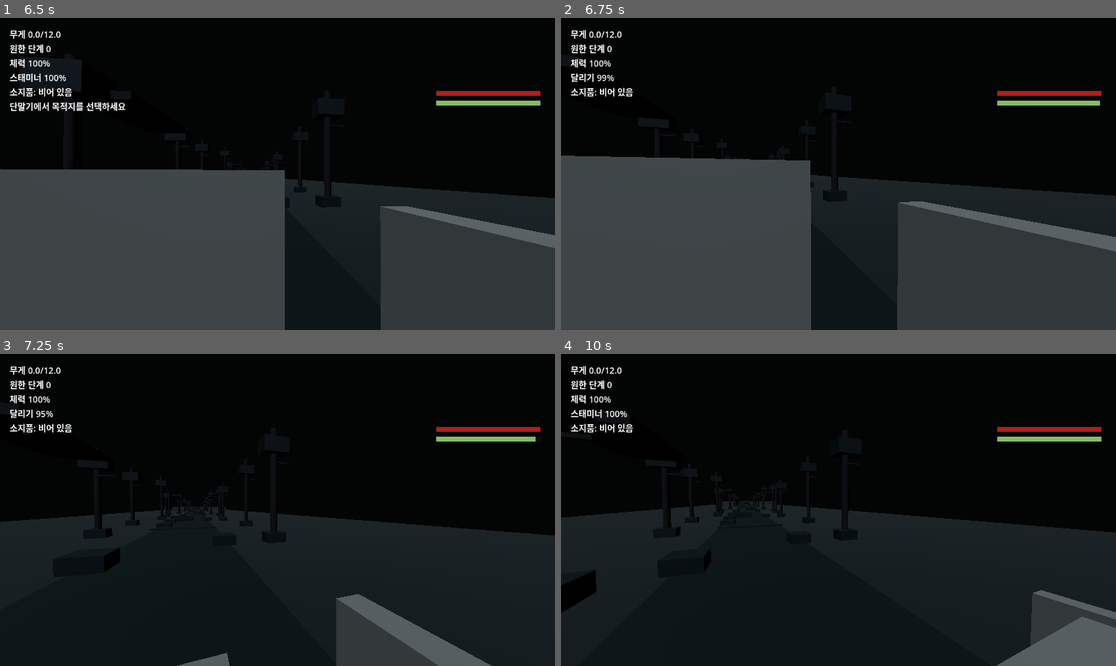
Above: before the commit, frames 1-4 (two rows, left to right).
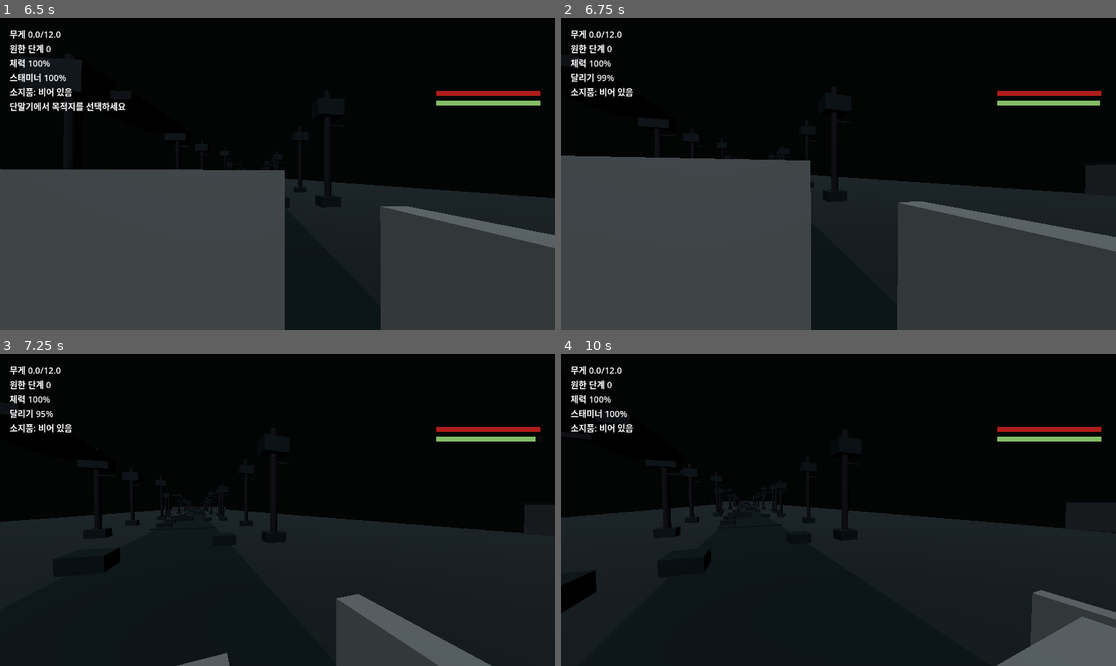
Above: after the commit, the same moments.

Repository: JJonyeok2/K_horror_game
Game: Godot game, scene res://scenes/Main.tscn
The game is run twice, just before and just after one commit, with the same random seed, the same clock (stepped at 60 frames per second) and the same inputs.
Inputs (mouse positions are in pixels of both pictures, inside the frame that each line leads up to):
- Up to frame 1 (6.5 s): tap Enter at 0.5 s; move the mouse to (305, 174) at 0.52 s; hold G (drop_item) 0.53-1.28 s; hold W (move_forward) 0.53-5.78 s; tap Space (jump) at 0.77, 1.52, 3.02, 3.77, 4.52, 5.75, 6.02 s; move the mouse to (249, 174) at 1.27 s; tap E (interact) at 1.35, 3.6, 5.85 s; move the mouse to (288, 167) at 2.02 s; hold Shift (sprint) 2.03-2.78 s; move the mouse to (271, 180) at 2.77 s; tap G (drop_item) at 2.85 s; move the mouse to (316, 177) at 3.52 s; move the mouse to (233, 170) at 4.27 s; tap Shift (sprint) at 4.35 s; move the mouse to (283, 174) at 5.02 s; hold G (drop_item) 5.03-5.78 s; move the mouse to (255, 167) at 5.77 s; hold D (move_right) from 5.78 s (still down)
- Up to frame 2 (6.75 s): move the mouse to (866, 174) at 6.52 s; release D (move_right) at 6.53 s; hold W (move_forward) from 6.53 s (still down); hold Shift (sprint) from 6.53 s (still down)
- Up to frame 3 (7.25 s): keep holding W (move_forward); keep holding Shift (sprint); tap Space (jump) at 6.77 s
- Up to frame 4 (10 s): move the mouse to (810, 510) at 7.27 s; release Shift (sprint) at 7.28 s; tap G (drop_item) at 7.35 s; tap Space (jump) at 7.52, 9.02, 9.77 s; move the mouse to (849, 503) at 8.02 s; tap E (interact) at 8.1 s; tap Enter at 8.75 s; move the mouse to (832, 516) at 8.77 s; release W (move_forward) at 8.78 s; hold A (move_left) 8.78-9.53 s; tap Shift (sprint) at 8.85 s; move the mouse to (877, 513) at 9.52 s; hold W (move_forward) from 9.53 s (still down); hold G (drop_item) from 9.53 s (still down)

Frame 1 is identical in both runs. In frame 2, 0.5% of the frame differs, in the area x 94-100%, y 46-58%; in frame 3, 0.5%; in frame 4, 0.8%, in the area x 90-100%, y 47-58%.

Commit message:
feat: enlarge settlement office map

Diff:
--- a/scripts/maps/bongo_van_plan.gd
+++ b/scripts/maps/bongo_van_plan.gd
@@ -48,11 +48,12 @@
 const DEPARTURE_BUTTON_SIZE := Vector3(0.62, 0.42, 0.36)
 const STORED_CARGO_START_POSITION := Vector3(-0.95, 0.72, 272.65)
 
-const SETTLEMENT_OFFICE_PLAYER_POSITION := Vector3(64.0, 1.34, 276.0)
+const SETTLEMENT_OFFICE_PLAYER_POSITION := Vector3(64.0, 1.34, 288.0)
 const SETTLEMENT_OFFICE_ORIGIN := Vector3(64.0, 0.0, 276.0)
+const SETTLEMENT_OFFICE_FLOOR_SIZE := Vector3(48.0, 0.32, 36.0)
 const SETTLEMENT_STATION_NAME = "BongoSettlementStation"
-const SETTLEMENT_STATION_POSITION := Vector3(64.0, 1.05, 273.35)
-const SETTLEMENT_STATION_SIZE := Vector3(1.0, 0.82, 0.48)
+const SETTLEMENT_STATION_POSITION := Vector3(64.0, 1.05, 263.15)
+const SETTLEMENT_STATION_SIZE := Vector3(1.5, 0.9, 0.7)
 
 const STRUCTURAL_PARTS = [
 	{
--- a/scripts/maps/jongga_estate_builder.gd
+++ b/scripts/maps/jongga_estate_builder.gd
@@ -657,14 +657,26 @@
 
 func _create_settlement_office_map() -> void:
 	var origin: Vector3 = BongoVanPlanScript.SETTLEMENT_OFFICE_ORIGIN
-	_create_box("SettlementOfficeFloor", origin + Vector3(0.0, 0.0, 0.0), Vector3(12.0, 0.32, 10.0), _fallback_color("dark_stone"), "dark_stone")
-	_create_box("SettlementOfficeBackWall", origin + Vector3(0.0, 1.8, 4.8), Vector3(12.0, 3.6, 0.45), _fallback_color("old_plaster"), "old_plaster")
-	_create_box("SettlementOfficeLeftWall", origin + Vector3(-5.8, 1.8, 0.0), Vector3(0.45, 3.6, 10.0), _fallback_color("old_plaster"), "old_plaster")
-	_create_box("SettlementOfficeRightWall", origin + Vector3(5.8, 1.8, 0.0), Vector3(0.45, 3.6, 10.0), _fallback_color("old_plaster"), "old_plaster")
-	_create_box("SettlementOfficeCeiling", origin + Vector3(0.0, 3.65, 0.0), Vector3(12.2, 0.32, 10.2), _fallback_color("black_wood"), "black_wood")
-	_create_box("SettlementOfficeCounter", origin + Vector3(0.0, 0.75, -2.6), Vector3(5.0, 1.1, 0.9), _fallback_color("black_wood"), "black_wood")
-	_create_box("SettlementOfficeMonitor", origin + Vector3(0.0, 1.65, -3.05), Vector3(2.6, 1.1, 0.12), Color(0.02, 0.17, 0.13), "glass")
-	_create_box("SettlementOfficePaperStack", origin + Vector3(-1.7, 1.38, -2.72), Vector3(0.82, 0.18, 0.55), _fallback_color("paper"), "paper")
+	var floor_size: Vector3 = BongoVanPlanScript.SETTLEMENT_OFFICE_FLOOR_SIZE
+	var half_x := floor_size.x * 0.5
+	var half_z := floor_size.z * 0.5
+	_create_box("SettlementOfficeFloor", origin, floor_size, _fallback_color("dark_stone"), "dark_stone")
+	_create_box("SettlementOfficeBackWall", origin + Vector3(0.0, 1.9, half_z - 0.25), Vector3(floor_size.x, 3.8, 0.5), _fallback_color("old_plaster"), "old_plaster")
+	_create_box("SettlementOfficeLeftWall", origin + Vector3(-half_x + 0.25, 1.9, 0.0), Vector3(0.5, 3.8, floor_size.z), _fallback_color("old_plaster"), "old_plaster")
+	_create_box("SettlementOfficeRightWall", origin + Vector3(half_x - 0.25, 1.9, 0.0), Vector3(0.5, 3.8, floor_size.z), _fallback_color("old_plaster"), "old_plaster")
+	_create_box("SettlementOfficeFrontLeftWall", origin + Vector3(-15.0, 1.9, -half_z + 0.25), Vector3(18.0, 3.8, 0.5), _fallback_color("old_plaster"), "old_plaster")
+	_create_box("SettlementOfficeFrontRightWall", origin + Vector3(15.0, 1.9, -half_z + 0.25), Vector3(18.0, 3.8, 0.5), _fallback_color("old_plaster"), "old_plaster")
+	_create_box("SettlementOfficeCeiling", origin + Vector3(0.0, 3.85, 0.0), Vector3(floor_size.x + 0.4, 0.32, floor_size.z + 0.4), _fallback_color("black_wood"), "black_wood")
+	_create_box("SettlementOfficeCounter", origin + Vector3(0.0, 0.75, -13.5), Vector3(16.0, 1.1, 1.1), _fallback_color("black_wood"), "black_wood")
+	_create_box("SettlementOfficeMonitor", origin + Vector3(0.0, 1.68, -14.08), Vector3(4.8, 1.25, 0.12), Color(0.02, 0.17, 0.13), "glass")
+	_create_box("SettlementOfficePaperStack", origin + Vector3(-6.1, 1.38, -13.55), Vector3(1.2, 0.2, 0.72), _fallback_color("paper"), "paper")
+	_create_box("SettlementOfficeLedgerStack", origin + Vector3(6.0, 1.4, -13.55), Vector3(1.5, 0.26, 0.8), _fallback_color("paper"), "paper")
+	_create_box("SettlementOfficeLeftStorageShelf", origin + Vector3(-18.5, 1.0, -5.5), Vector3(2.2, 1.8, 8.0), _fallback_color("black_wood"), "black_wood")
+	_create_box("SettlementOfficeRightStorageShelf", origin + Vector3(18.5, 1.0, -5.5), Vector3(2.2, 1.8, 8.0), _fallback_color("black_wood"), "black_wood")
+	_create_box("SettlementOfficeQueueRailLeft", origin + Vector3(-4.2, 0.85, 2.5), Vector3(0.18, 1.1, 18.0), _fallback_color("metal"), "metal")
+	_create_box("SettlementOfficeQueueRailRight", origin + Vector3(4.2, 0.85, 2.5), Vector3(0.18, 1.1, 18.0), _fallback_color("metal"), "metal")
+	_create_box("SettlementOfficeOverheadBeamA", origin + Vector3(0.0, 3.15, 8.5), Vector3(43.0, 0.28, 0.42), _fallback_color("black_wood"), "black_wood")
+	_create_box("SettlementOfficeOverheadBeamB", origin + Vector3(0.0, 3.15, -4.0), Vector3(43.0, 0.28, 0.42), _fallback_color("black_wood"), "black_wood")
 	_create_bongo_settlement_station()
 
 func _create_extraction_zone() -> void:
--- a/tests/scene/test_bongo_monitor_quota.gd
+++ b/tests/scene/test_bongo_monitor_quota.gd
@@ -3,7 +3,7 @@
 const MainScene := preload("res://scenes/Main.tscn")
 const ArtifactDefinition := preload("res://scripts/core/artifact_definition.gd")
 const BongoVanPlanScript := preload("res://scripts/maps/bongo_van_plan.gd")
-const SETTLEMENT_OFFICE_TEST_POSITION := Vector3(64.0, 1.34, 276.0)
+const SETTLEMENT_OFFICE_TEST_POSITION := BongoVanPlanScript.SETTLEMENT_OFFICE_PLAYER_POSITION
 const TRAVEL_MAP_ID := "bongo_travel"
 
 var _failed := false
@@ -157,6 +157,7 @@
 	if player.global_position.distance_to(SETTLEMENT_OFFICE_TEST_POSITION) > 0.2:
 		_fail("Settlement map should place the player in the settlement office")
 		return
+	_assert_settlement_office_is_large_enough(main, player)
 
 	var settlement := main.find_child("BongoSettlementStation", true, false)
 	if settlement == null or not settlement.has_method("interact"):
@@ -182,6 +183,20 @@
 	quota_text = _quota_monitor_text(monitor)
 	if quota_text.find("최종") == -1 or quota_text.find("70") == -1:
 		_fail("BongoQuotaMonitor did not show finalized quota after settlement: %s" % quota_text)
+		return
+
+func _assert_settlement_office_is_large_enough(main: Node, player: Node3D) -> void:
+	var floor := main.find_child("SettlementOfficeFloor", true, false) as Node3D
+	if floor == null:
+		_fail("Settlement map is missing SettlementOfficeFloor")
+		return
+	var floor_size := _box_shape_size(floor)
+	if floor_size.x < 44.0 or floor_size.z < 32.0:
+		_fail("Settlement office is too small for the requested quarter-estate scale: %s" % floor_size)
+		return
+	var local_delta := player.global_position - floor.global_position
+	if abs(local_delta.x) > floor_size.x * 0.5 or abs(local_delta.z) > floor_size.z * 0.5:
+		_fail("Settlement office spawn is outside the enlarged floor")
 		return
 
 func _quota_monitor_text(root: Node) -> String:
